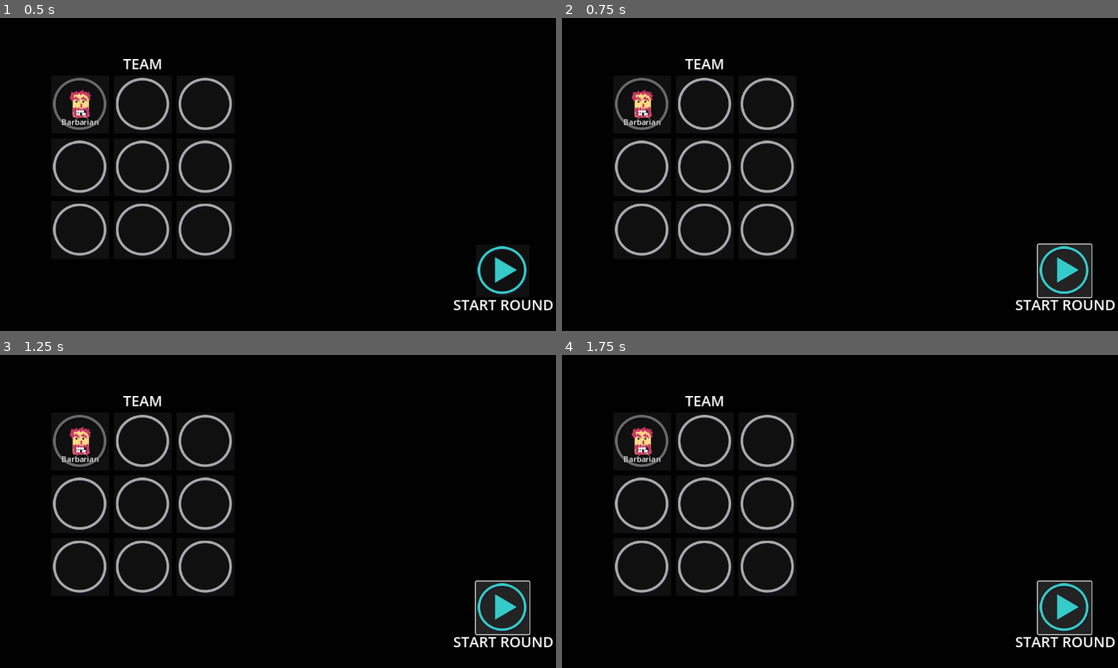
Above: before the commit, frames 1-4 (two rows, left to right).
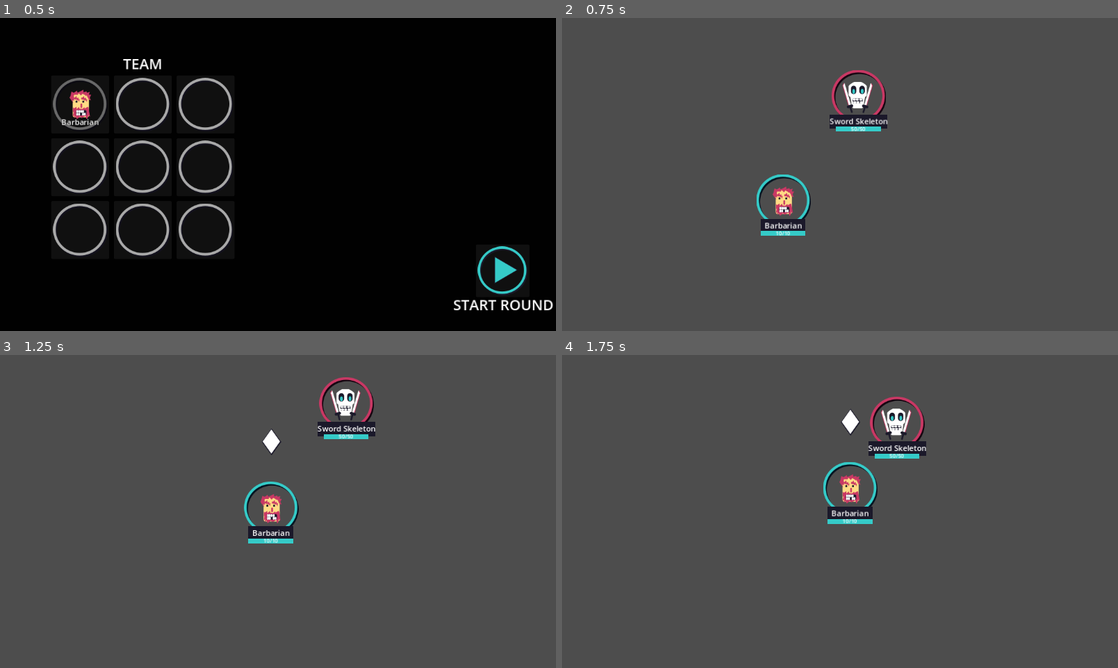
Above: after the commit, the same moments.

Repository: mathew-tran/mercmanager
Game: Godot game, scene res://Scenes/Main.tscn
The game is run twice, just before and just after one commit, with the same random seed, the same clock (stepped at 60 frames per second) and the same inputs.
Inputs (mouse positions are in pixels of both pictures, inside the frame that each line leads up to):
- Up to frame 1 (0.5 s): no input
- Up to frame 2 (0.75 s): click "START ROUND" at 0.5 s
- Up to frame 3 (1.25 s): no input
- Up to frame 4 (1.75 s): click (1062, 608) at 1.25 s, where only the run before the commit has a clickable "START ROUND"

Frame 1 is identical in both runs. In frame 2, 99% of the frame differs, in the area x 0-100%, y 0-100%; in frame 3, 99%; in frame 4, 99%.

Commit message:
have a rough core loop, still needs money, and being able to purchase pogs

Diff:
--- a/Prefabs/UI/GameUI.tscn
+++ b/Prefabs/UI/GameUI.tscn
@@ -25,8 +25,7 @@
 offset_right = 486.0
 offset_bottom = 499.0
 
-[node name="Button" type="Button" parent="Shop"]
-layout_mode = 0
+[node name="Button" type="Button" parent="."]
 offset_left = 986.0
 offset_top = 469.0
 offset_right = 1097.0
@@ -35,7 +34,7 @@
 icon_alignment = 1
 metadata/_edit_group_ = true
 
-[node name="Label" type="Label" parent="Shop/Button"]
+[node name="Label" type="Label" parent="Button"]
 custom_minimum_size = Vector2(300, 0)
 layout_mode = 1
 anchors_preset = 7
@@ -53,3 +52,5 @@
 text = "START ROUND"
 horizontal_alignment = 1
 vertical_alignment = 1
+
+[connection signal="button_up" from="Button" to="." method="_on_button_button_up"]
--- a/Scenes/Main.tscn
+++ b/Scenes/Main.tscn
@@ -9,7 +9,7 @@
 [node name="Node2D" type="Node2D"]
 position = Vector2(78, 100)
 
-[node name="BattleSystem" type="Node2D" parent="."]
+[node name="BattleSystem" type="Node2D" parent="." groups=["BattleSystem"]]
 script = ExtResource("1_fnyww")
 
 [node name="Characters" type="Node2D" parent="BattleSystem"]
--- a/Scripts/Autoload/Helper.gd
+++ b/Scripts/Autoload/Helper.gd
@@ -91,3 +91,6 @@
 func GetEnemyResourceUnits():
 	var result = get_tree().get_nodes_in_group("EnemySpawner")
 	return result[0].GetUnits()
+
+func GetBattleSystem() -> BattleSystem:
+	return get_tree().get_nodes_in_group("BattleSystem")[0]
--- a/Scripts/Game/BattleSystem.gd
+++ b/Scripts/Game/BattleSystem.gd
@@ -1,4 +1,6 @@
 extends Node2D
+
+class_name BattleSystem
 
 @onready var Characters = $Characters
 @onready var PlayerSpawns = $PlayerSpawnPositions
@@ -10,11 +12,19 @@
 	PLAYER_LOSE
 }
 
+signal TellGameState(state : GAME_STATE)
 var CurrentState = GAME_STATE.PLAYING
 
 func StartRound():
-	SpawnInTeam(Character.TEAM.PLAYER)
-	SpawnInTeam(Character.TEAM.ENEMY)
+	await KillExistingCharacters()
+	await SpawnInTeam(Character.TEAM.PLAYER)
+	await SpawnInTeam(Character.TEAM.ENEMY)
+	PlayGame()
+
+func KillExistingCharacters():
+	for character in Characters.get_children():
+		character.queue_free()
+	await get_tree().process_frame
 
 func SpawnInTeam(teamType):
 	var units = []
@@ -28,13 +38,13 @@
 
 	for index in range(0, len(units)):
 		if is_instance_valid(units[index]):
-			var instance = load("res://Prefabs/Character.tscn")
+			var instance = load("res://Prefabs/Character.tscn").instantiate()
 			instance.CharacterData = units[index]
 			instance.Team = teamType
 			instance.global_position = spawnPositions.get_child(index).GetSpawnPosition()
 			Characters.add_child(instance)
 
-
+	await get_tree().process_frame
 
 
 func PlayGame():
@@ -62,9 +72,10 @@
 			if index >= len(Characters.get_children()):
 				index = 0
 
+		await get_tree().create_timer(.5).timeout
 
+	TellGameState.emit(CurrentState)
 
-		await get_tree().create_timer(.5).timeout
 
 
 func IsUnitAlive(index):
--- a/Scripts/Game/UI/GameUI.gd
+++ b/Scripts/Game/UI/GameUI.gd
@@ -2,3 +2,17 @@
 
 func _ready():
 	visible = true
+	Helper.GetBattleSystem().TellGameState.connect(OnTellGameState)
+
+
+func OnTellGameState(state : BattleSystem.GAME_STATE):
+	if state == BattleSystem.GAME_STATE.PLAYER_WIN:
+		visible = true
+	else:
+		print("Game Over!")
+		get_tree().reload_current_scene()
+
+
+func _on_button_button_up():
+	visible = false
+	Helper.GetBattleSystem().StartRound()
